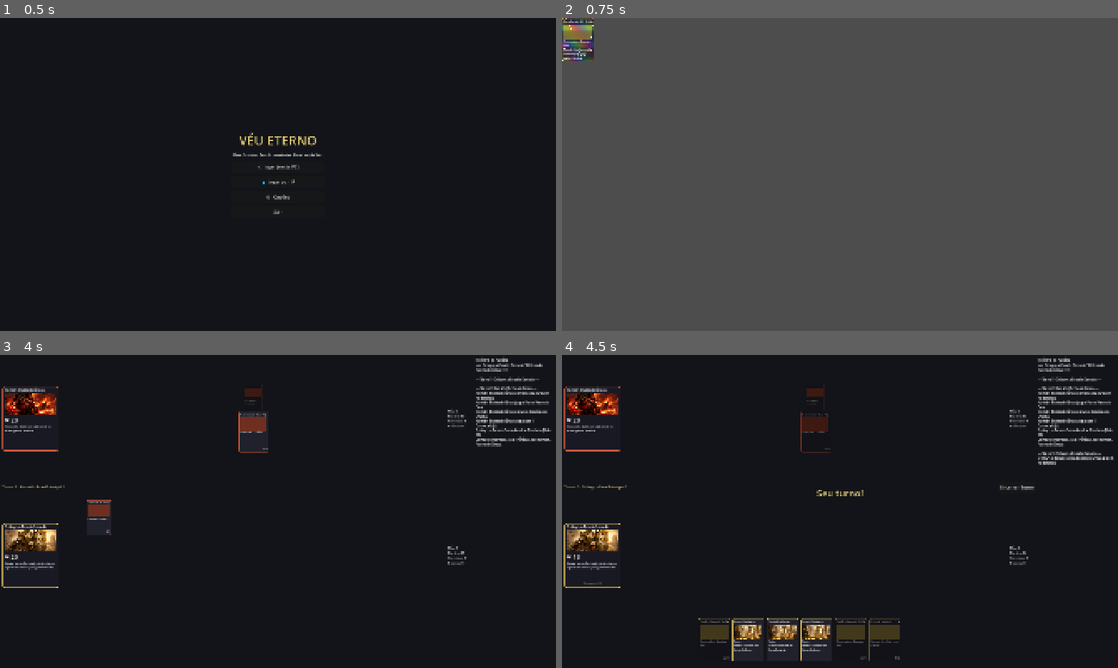
Above: before the commit, frames 1-4 (two rows, left to right).
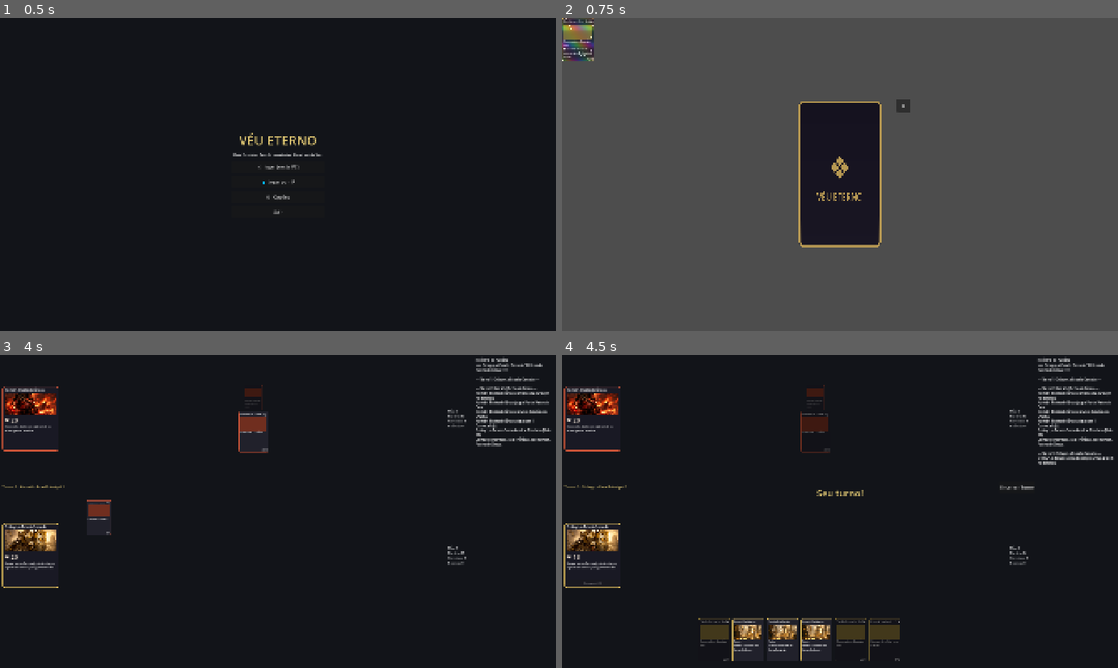
Above: after the commit, the same moments.

Repository: MarioMatheusPombal/veu-eterno
Game: Godot game, scene res://scenes/teste_validacao_ui.tscn
Two runs of this game, one before a commit and one after it. Both use one fixed random seed, a clock stepped at 60 frames per second and the inputs below. This scene is started directly instead of the project's main scene.
Inputs (mouse positions are in pixels of both pictures, inside the frame that each line leads up to):
- Up to frame 1 (0.5 s): no input
- Up to frame 2 (0.75 s): click "⚔ Jogar (neste PC)" at 0.5 s
- Up to frame 3 (4 s): move the mouse to (33, 417) at 1.27 s; click (33, 417) at 1.42 s; tap Enter at 2 s; move the mouse to (33, 555) at 2.02 s; click (33, 555) at 2.17 s; move the mouse to (33, 417) at 2.77 s; click (33, 417) at 2.92 s; click (33, 417) at 3.67 s
- Up to frame 4 (4.5 s): move the mouse to (817, 398) at 4.27 s; click (817, 398) at 4.42 s

Frame 1 is identical in both runs. In frame 2, 7.2% of the frame differs, in the area x 0-63%, y 0-74%; in frame 3, less than 0.1%; in frame 4, less than 0.1%.

Commit message:
feat: add UI assets and implementation scripts for card visuals, details, main menu, and game state management

Diff:
--- a/scripts/ui/carta_visual.gd
+++ b/scripts/ui/carta_visual.gd
@@ -55,12 +55,14 @@
 	painel.add_theme_stylebox_override("panel", _estilo)
 	add_child(painel)
 
+	var eh_convocado: bool = dados.get("tipo", "") == "Convocado"
 	var v := VBoxContainer.new()
 	v.set_anchors_preset(Control.PRESET_FULL_RECT)
 	v.offset_left = 6 * e
 	v.offset_right = -6 * e
 	v.offset_top = 5 * e
-	v.offset_bottom = -5 * e
+	# Convocados reservam uma faixa no rodapé para o Poder/Resiliência fixo.
+	v.offset_bottom = -(19 * e) if eh_convocado else -(5 * e)
 	v.mouse_filter = Control.MOUSE_FILTER_IGNORE
 	v.add_theme_constant_override("separation", int(2 * e))
 	add_child(v)
@@ -68,12 +70,23 @@
 	var topo := HBoxContainer.new()
 	topo.mouse_filter = Control.MOUSE_FILTER_IGNORE
 	v.add_child(topo)
-	var nome := _label(str(dados.get("nome", "?")), int(10 * e))
+	var fonte := get_theme_default_font()
+	var texto_custo := _texto_custo() if dados.has("custo") else ""
+	var largura_custo := fonte.get_string_size(texto_custo, HORIZONTAL_ALIGNMENT_LEFT, -1,
+			int(10 * e)).x if texto_custo != "" else 0.0
+	# Nome com fonte auto-ajustável: encolhe até caber inteiro na largura disponível.
+	var texto_nome := str(dados.get("nome", "?"))
+	var largura_disp := tam.x - 12 * e - largura_custo - 6 * e
+	var fonte_nome := int(10 * e)
+	while fonte_nome > maxi(int(6 * e), 6) \
+			and fonte.get_string_size(texto_nome, HORIZONTAL_ALIGNMENT_LEFT, -1, fonte_nome).x > largura_disp:
+		fonte_nome -= 1
+	var nome := _label(texto_nome, fonte_nome)
 	nome.size_flags_horizontal = Control.SIZE_EXPAND_FILL
 	nome.clip_text = true
 	topo.add_child(nome)
-	if dados.has("custo"):
-		topo.add_child(_label(_texto_custo(), int(10 * e)))
+	if texto_custo != "":
+		topo.add_child(_label(texto_custo, int(10 * e)))
 
 	var arte := _no_de_arte()
 	arte.custom_minimum_size = Vector2(0, tam.y * 0.34)
@@ -83,7 +96,13 @@
 
 	var texto := _texto_de_regras()
 	if texto != "":
-		var lbl := _label(texto, int(8 * e))
+		# Descrições longas encolhem a fonte para caber sem empurrar o resto.
+		var fonte_texto := 8.0
+		if texto.length() > 60:
+			fonte_texto = 7.0
+		if texto.length() > 110:
+			fonte_texto = 6.0
+		var lbl := _label(texto, maxi(int(fonte_texto * e), 6))
 		lbl.autowrap_mode = TextServer.AUTOWRAP_WORD_SMART
 		lbl.size_flags_vertical = Control.SIZE_EXPAND_FILL
 		lbl.clip_contents = true
@@ -94,10 +113,15 @@
 		vazio.size_flags_vertical = Control.SIZE_EXPAND_FILL
 		v.add_child(vazio)
 
-	if dados.get("tipo", "") == "Convocado":
-		var stats := _label(_texto_stats(), int(11 * e))
-		stats.horizontal_alignment = HORIZONTAL_ALIGNMENT_RIGHT
-		v.add_child(stats)
+	if eh_convocado:
+		# Poder/Resiliência ancorado no canto inferior direito — nunca sai da carta.
+		var texto_stats := _texto_stats()
+		var fonte_stats := int(11 * e)
+		var stats := _label(texto_stats, fonte_stats)
+		var largura_stats := fonte.get_string_size(texto_stats, HORIZONTAL_ALIGNMENT_LEFT, -1,
+				fonte_stats).x
+		stats.position = Vector2(tam.x - largura_stats - 7 * e, tam.y - 17 * e)
+		add_child(stats)
 
 	_aplicar_acabamento(e)
 
--- a/scripts/ui/detalhe_carta.gd
+++ b/scripts/ui/detalhe_carta.gd
@@ -2,14 +2,20 @@
 extends Control
 ## Visualização ampliada (botão direito): a carta/comandante é renderizada num
 ## SubViewport e exibida com shader de tilt 3D que acompanha o mouse.
-## Fecha com qualquer clique ou Esc.
+## Botão ESQUERDO: gira a carta para ver a capa (verso). BOTÃO DIREITO / Esc / ✕: fecha.
+## A capa é res://assets/arte/ui/capa_carta.(png|jpg|webp) — trocar o arquivo troca o
+## "shield" de todas as cartas; sem arquivo, usa um verso desenhado em código.
 
 const TAM := Vector2i(370, 505)
+const CAPA_BASE := "res://assets/arte/ui/capa_carta"
 
-var _viewport: SubViewport
+var _viewport: SubViewport        # frente (a carta em si)
+var _viewport_verso: SubViewport  # verso (capa)
 var _tex: TextureRect
 var _mat: ShaderMaterial
 var _btn_fechar: Button
+var _mostrando_verso := false
+var _virando := false
 
 func _ready() -> void:
 	visible = false
@@ -28,10 +34,18 @@
 	_viewport.render_target_update_mode = SubViewport.UPDATE_ALWAYS  # foil/holo animam
 	add_child(_viewport)
 
+	_viewport_verso = SubViewport.new()
+	_viewport_verso.size = TAM
+	_viewport_verso.transparent_bg = true
+	_viewport_verso.render_target_update_mode = SubViewport.UPDATE_ALWAYS
+	add_child(_viewport_verso)
+	_montar_verso()
+
 	_tex = TextureRect.new()
 	_tex.texture = _viewport.get_texture()
 	_tex.custom_minimum_size = Vector2(TAM)
 	_tex.size = Vector2(TAM)
+	_tex.pivot_offset = Vector2(TAM) / 2.0  # o giro acontece em torno do centro
 	_tex.mouse_filter = Control.MOUSE_FILTER_IGNORE
 	_mat = ShaderMaterial.new()
 	_mat.shader = load("res://assets/shaders/tilt_3d.gdshader")
@@ -39,21 +53,62 @@
 	add_child(_tex)
 
 	var dica := Label.new()
-	dica.text = "clique em qualquer lugar, Esc ou ✕ para fechar · mova o mouse para girar"
+	dica.text = "botão esquerdo: girar a carta · botão direito, Esc ou ✕: fechar"
 	dica.add_theme_font_size_override("font_size", 12)
 	dica.add_theme_color_override("font_color", Color(0.8, 0.8, 0.85, 0.8))
 	dica.set_anchors_preset(Control.PRESET_CENTER_BOTTOM)
-	dica.position = Vector2(-210, -34)
+	dica.position = Vector2(-200, -34)
 	dica.mouse_filter = Control.MOUSE_FILTER_IGNORE
 	add_child(dica)
 
-	var btn_fechar := Button.new()
-	btn_fechar.text = "✕"
-	btn_fechar.add_theme_font_size_override("font_size", 20)
-	btn_fechar.custom_minimum_size = Vector2(44, 44)
-	btn_fechar.pressed.connect(fechar)
-	add_child(btn_fechar)
-	_btn_fechar = btn_fechar
+	_btn_fechar = Button.new()
+	_btn_fechar.text = "✕"
+	_btn_fechar.add_theme_font_size_override("font_size", 20)
+	_btn_fechar.custom_minimum_size = Vector2(44, 44)
+	_btn_fechar.pressed.connect(fechar)
+	add_child(_btn_fechar)
+
+## Verso: usa a arte da capa se existir; senão desenha um verso padrão em código.
+func _montar_verso() -> void:
+	var textura: Texture2D = null
+	for ext in ["png", "jpg", "jpeg", "webp"]:
+		if ResourceLoader.exists("%s.%s" % [CAPA_BASE, ext], "Texture2D"):
+			textura = load("%s.%s" % [CAPA_BASE, ext])
+			break
+	if textura != null:
+		var tex := TextureRect.new()
+		tex.texture = textura
+		tex.expand_mode = TextureRect.EXPAND_IGNORE_SIZE
+		tex.stretch_mode = TextureRect.STRETCH_KEEP_ASPECT_COVERED
+		tex.size = Vector2(TAM)
+		_viewport_verso.add_child(tex)
+		return
+	# Verso padrão (placeholder): painel escuro com borda dourada e o símbolo do jogo.
+	var painel := Panel.new()
+	painel.size = Vector2(TAM)
+	var estilo := StyleBoxFlat.new()
+	estilo.bg_color = Color(0.09, 0.08, 0.13)
+	estilo.border_color = Color(0.72, 0.60, 0.32)
+	estilo.set_border_width_all(8)
+	estilo.set_corner_radius_all(18)
+	painel.add_theme_stylebox_override("panel", estilo)
+	_viewport_verso.add_child(painel)
+	var v := VBoxContainer.new()
+	v.set_anchors_preset(Control.PRESET_FULL_RECT)
+	v.alignment = BoxContainer.ALIGNMENT_CENTER
+	painel.add_child(v)
+	var simbolo := Label.new()
+	simbolo.text = "❖"
+	simbolo.add_theme_font_size_override("font_size", 110)
+	simbolo.add_theme_color_override("font_color", Color(0.72, 0.60, 0.32))
+	simbolo.horizontal_alignment = HORIZONTAL_ALIGNMENT_CENTER
+	v.add_child(simbolo)
+	var titulo := Label.new()
+	titulo.text = "VÉU ETERNO"
+	titulo.add_theme_font_size_override("font_size", 34)
+	titulo.add_theme_color_override("font_color", Color(0.72, 0.60, 0.32))
+	titulo.horizontal_alignment = HORIZONTAL_ALIGNMENT_CENTER
+	v.add_child(titulo)
 
 func abrir_carta(dados: Dictionary, motor: Motor = null, instancia: InstanciaCarta = null) -> void:
 	_limpar_viewport()
@@ -72,12 +127,33 @@
 	_abrir()
 
 func _abrir() -> void:
+	_mostrando_verso = false
+	_virando = false
+	_tex.texture = _viewport.get_texture()
+	_tex.scale = Vector2.ONE
 	visible = true
 	_centralizar()
 
 func fechar() -> void:
 	visible = false
 	_limpar_viewport()
+
+## Giro 3D: a carta "fecha" na horizontal, troca de lado e "abre" de novo.
+func girar() -> void:
+	if _virando:
+		return
+	_virando = true
+	var tw := create_tween()
+	tw.tween_property(_tex, "scale:x", 0.04, 0.14) \
+			.set_trans(Tween.TRANS_SINE).set_ease(Tween.EASE_IN)
+	tw.tween_callback(_trocar_lado)
+	tw.tween_property(_tex, "scale:x", 1.0, 0.14) \
+			.set_trans(Tween.TRANS_SINE).set_ease(Tween.EASE_OUT)
+	tw.tween_callback(func() -> void: _virando = false)
+
+func _trocar_lado() -> void:
+	_mostrando_verso = not _mostrando_verso
+	_tex.texture = _viewport_verso.get_texture() if _mostrando_verso else _viewport.get_texture()
 
 func _limpar_viewport() -> void:
 	for filho in _viewport.get_children():
@@ -100,13 +176,20 @@
 		clampf(desvio.y / (float(TAM.y) * 1.2), -1.0, 1.0))
 	_mat.set_shader_parameter("inclinacao", incl)
 
-# Fechamento tratado em _input (roda ANTES da etapa de GUI): nenhum outro controle
-# consegue "engolir" o clique. O clique que ABRE o detalhe não fecha, porque o _input
-# dele roda enquanto o painel ainda está invisível.
+# Input global (roda ANTES da etapa de GUI): esquerdo gira, direito/Esc fecha.
 func _input(evento: InputEvent) -> void:
 	if not visible:
 		return
-	var clique: bool = evento is InputEventMouseButton and evento.pressed
-	if clique or evento.is_action_pressed("ui_cancel"):
+	if evento.is_action_pressed("ui_cancel"):
 		fechar()
 		get_viewport().set_input_as_handled()
+		return
+	if evento is InputEventMouseButton and evento.pressed:
+		# Deixa o botão ✕ tratar o próprio clique.
+		if _btn_fechar.get_global_rect().has_point(get_global_mouse_position()):
+			return
+		if evento.button_index == MOUSE_BUTTON_LEFT:
+			girar()
+		elif evento.button_index == MOUSE_BUTTON_RIGHT:
+			fechar()
+		get_viewport().set_input_as_handled()
--- a/scripts/ui/menu_principal.gd
+++ b/scripts/ui/menu_principal.gd
@@ -20,7 +20,7 @@
 func _ready() -> void:
 	if Rede.ativo or Rede.conectado:
 		Rede.encerrar()
-	_montar_fundo("res://assets/arte/ui/fundo_menu.png", 0.45)
+	_montar_fundo("res://assets/arte/ui/fundo_menu", 0.45)
 	telas["principal"] = _tela_principal()
 	telas["local"] = _tela_local()
 	telas["ip"] = _tela_ip()
@@ -35,12 +35,17 @@
 	for t in telas:
 		telas[t].visible = t == nome
 
-## Usa a arte de fundo se o PNG existir; senão, cor sólida. Um véu escuro por cima
-## garante a legibilidade do texto em qualquer arte.
-func _montar_fundo(caminho: String, escurecer: float) -> void:
-	if ResourceLoader.exists(caminho, "Texture2D"):
+## Usa a arte de fundo se existir (aceita .png/.jpg/.jpeg/.webp); senão, cor sólida.
+## Um véu escuro por cima garante a legibilidade do texto em qualquer arte.
+func _montar_fundo(base: String, escurecer: float) -> void:
+	var textura: Texture2D = null
+	for ext in ["png", "jpg", "jpeg", "webp"]:
+		if ResourceLoader.exists("%s.%s" % [base, ext], "Texture2D"):
+			textura = load("%s.%s" % [base, ext])
+			break
+	if textura != null:
 		var tex := TextureRect.new()
-		tex.texture = load(caminho)
+		tex.texture = textura
 		tex.expand_mode = TextureRect.EXPAND_IGNORE_SIZE
 		tex.stretch_mode = TextureRect.STRETCH_KEEP_ASPECT_COVERED
 		tex.set_anchors_preset(Control.PRESET_FULL_RECT)
--- a/scripts/ui/partida.gd
+++ b/scripts/ui/partida.gd
@@ -28,6 +28,8 @@
 
 var fila_anim: Array = []
 var animando := false
+var _origem_jogada := Vector2.ZERO   # posição real da carta clicada na mão
+var _tem_origem_jogada := false
 var camada_anim: Control
 var camada_linhas: Control  # linhas de bloqueio desenhadas por cima do tabuleiro
 var detalhe: DetalheCarta   # visualização ampliada (botão direito)
@@ -77,7 +79,7 @@
 # ---------------------------------------------------------------- construção da UI
 
 func _montar_ui() -> void:
-	_montar_fundo("res://assets/arte/ui/fundo_mesa.png", 0.35)
+	_montar_fundo("res://assets/arte/ui/fundo_mesa", 0.35)
 
 	var margem := MarginContainer.new()
 	margem.set_anchors_preset(Control.PRESET_FULL_RECT)
@@ -326,7 +328,10 @@
 			var dono := int(info["jogador"])
 			var pos := "baixo" if dono == _jogador_baixo() else "cima"
 			var de: Vector2
-			if pos == "baixo":
+			if _tem_origem_jogada and dono == motor.ativo:
+				de = _origem_jogada  # posição exata da carta clicada na mão
+				_tem_origem_jogada = false
+			elif pos == "baixo":
 				de = mao_box.get_global_rect().get_center()
 			else:
 				de = _pos_cmd(dono) + Vector2(0, -40)
@@ -648,6 +653,8 @@
 	if erro != "":
 		_instr(erro)
 		return
+	_origem_jogada = cv.get_global_rect().get_center()
+	_tem_origem_jogada = true
 	origem = "mao"
 	carta_idx = idx
 	alvos = {}
@@ -702,6 +709,7 @@
 	alvos = {}
 	requisito = ""
 	atacantes_sel = []
+	_tem_origem_jogada = false
 	if not animando:
 		_atualizar()
 
@@ -912,12 +920,17 @@
 		Rede.encerrar()
 	get_tree().change_scene_to_file("res://scenes/menu_principal.tscn")
 
-## Usa a arte da mesa se o PNG existir; senão, cor sólida. Um véu escuro por cima
-## mantém as cartas legíveis sobre qualquer arte.
-func _montar_fundo(caminho: String, escurecer: float) -> void:
-	if ResourceLoader.exists(caminho, "Texture2D"):
+## Usa a arte da mesa se existir (aceita .png/.jpg/.jpeg/.webp); senão, cor sólida.
+## Um véu escuro por cima mantém as cartas legíveis sobre qualquer arte.
+func _montar_fundo(base: String, escurecer: float) -> void:
+	var textura: Texture2D = null
+	for ext in ["png", "jpg", "jpeg", "webp"]:
+		if ResourceLoader.exists("%s.%s" % [base, ext], "Texture2D"):
+			textura = load("%s.%s" % [base, ext])
+			break
+	if textura != null:
 		var tex := TextureRect.new()
-		tex.texture = load(caminho)
+		tex.texture = textura
 		tex.expand_mode = TextureRect.EXPAND_IGNORE_SIZE
 		tex.stretch_mode = TextureRect.STRETCH_KEEP_ASPECT_COVERED
 		tex.set_anchors_preset(Control.PRESET_FULL_RECT)
Binary file added: assets/ui/fundo_menu.png
Not shown, added: assets/ui/fundo_menu.png.import
Binary file added: assets/ui/fundo_mesa.png
Not shown, added: assets/ui/fundo_mesa.png.import
